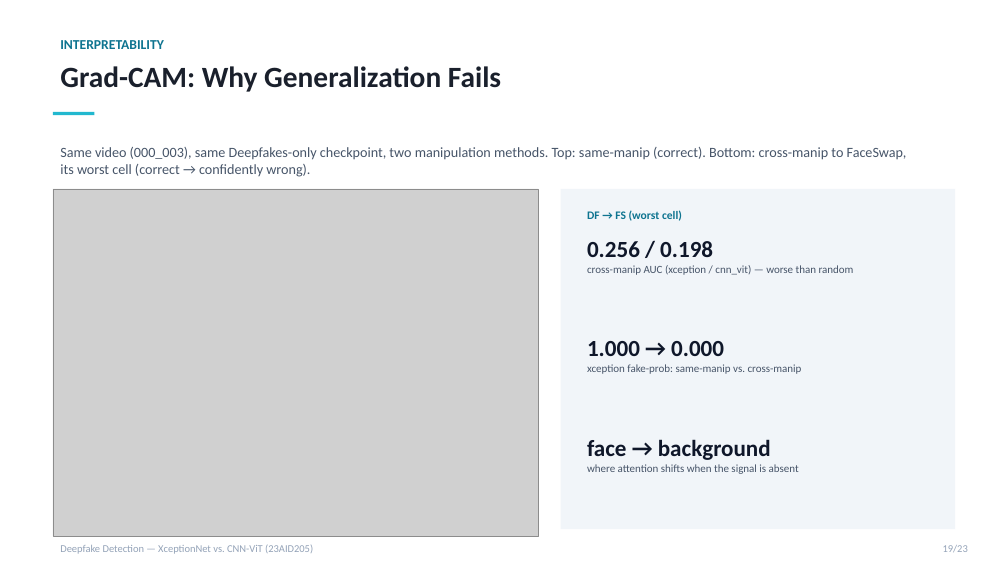
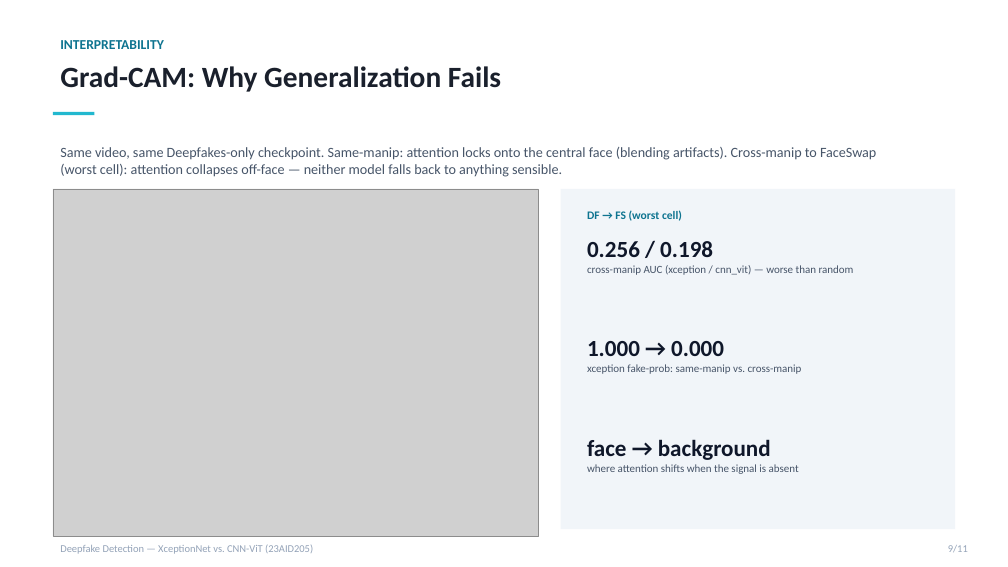
Before and after one commit to DUNE-ODYSSEY/deepfake-detection, a slide deck: slide 9 of docs/mid_review_update.pptx (slide 19 before the commit). Drawn at 1008x567 pixels with LibreOffice and Linux fonts; fonts in the diff are those of the drawing; grey boxes stand for pictures. Boxes give left, top, right and bottom in pixels: in the first picture for what was removed or moved away, otherwise in the second. Text is boxed around its words. In the diff, an @@ line names an element or a change of style, - is before the commit and + after.

```diff
--- a/docs/mid_review_update.pptx
+++ b/docs/mid_review_update.pptx
@@ text at <box>60,147,876,177</box>: text changed @@
-Same video (000_003), same Deepfakes-only checkpoint, two manipulation methods. Top: same-manip (correct). Bottom: cross-manip to FaceSwap, its worst cell (correct → confidently wrong).
+Same video, same Deepfakes-only checkpoint. Same-manip: attention locks onto the central face (blending artifacts). Cross-manip to FaceSwap (worst cell): attention collapses off-face — neither model falls back to anything sensible.
@@ text at <box>948,545,968,552</box>: text changed @@
-19/23
+9/11
```
Also in this commit, not shown: 8 other slides changed, 1 slide added, 13 slides removed, 1 other file.
